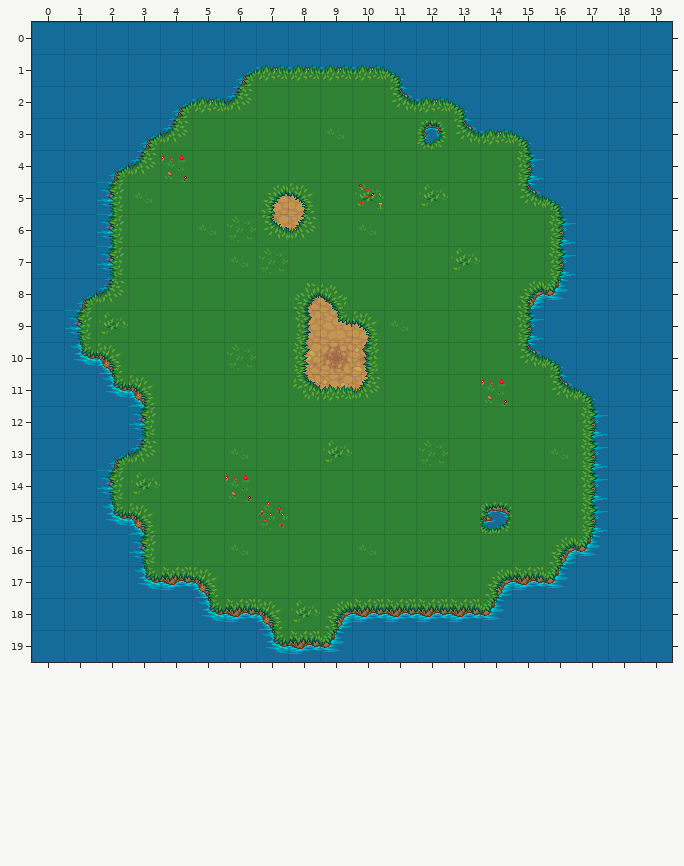
A Tiled map gets an edit: wanderer/data/maps/island.tmx. Above is the file before it was changed.
Cells are 32x32 px. Shown: x 0..19, y 0..19.
After:
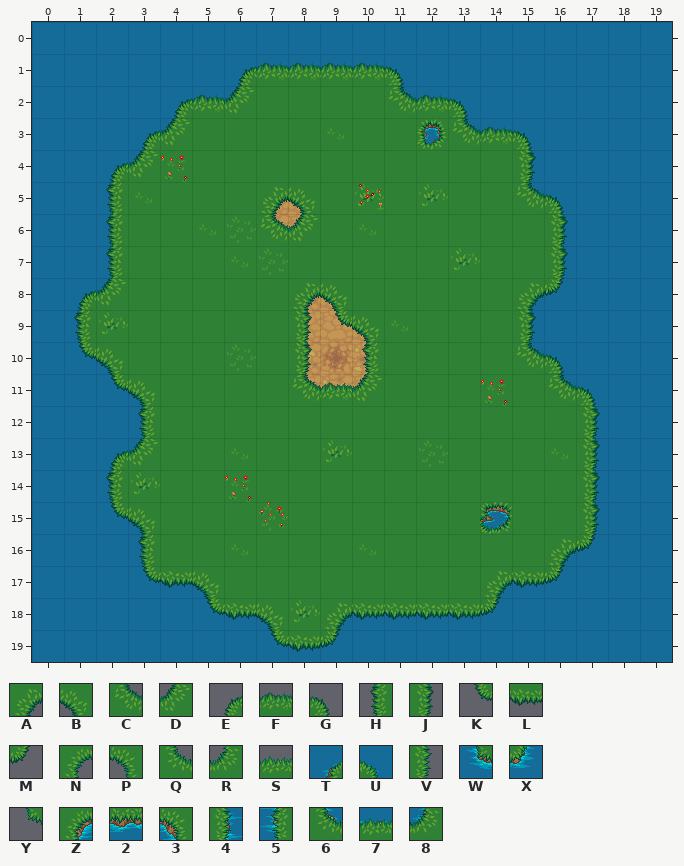
Key: from "terrain_atlas": A 22, B 23, C 54, D 55, E 85, F 86, G 87, H 117, J 119, K 149, L 150, M 151, N 213, P 214, Q 245, R 246, S 278, T 295, U 296, V 311, W 327, X 328, Y 341, Z 358, 2 359, 3 360, 4 390, 5 392, 6 422, 7 423, 8 424.
_ is an empty cell, . an unchanged one.
The commit says: Groundwork for mask-based tile collision.
The edit:
--- layer "Grass"
@@ x 1..17 @@
- 1 .....______......
- 2 ...___....___....
- 3 ..__........___..
- 4 .__..........._..
- 5 ._....__......__.
- 6 ._....__......._.
- 7 ._............._.
- 8 __............__.
- 9 _.......__...._..
-10 __....._......__.
-11 .__.....__.....__
-12 .._............._
-13 .__............._
-14 ._.............._
-15 .__............._
-16 .._............__
-17 ..___........___.
-18 ....___.______...
-19 ......___........
+ 1 .....EFFFFG......
+ 2 ...EFD....CFG....
+ 3 ..ED........CFG..
+ 4 .ED...........J..
+ 5 .H....AB......CG.
+ 6 .H....CD.......J.
+ 7 .H.............J.
+ 8 ED............AM.
+ 9 H.......KB....J..
+10 KB.....J......CG.
+11 .KB.....FD.....CG
+12 ..H.............J
+13 .ED.............J
+14 .H..............J
+15 .KB.............J
+16 ..H............AM
+17 ..KLB........ALM.
+18 ....KLB.ALLLLM...
+19 ......KLM........
--- layer "Grass Features"
@@ x 1..17 @@
- 1 .....T7777U......
- 2 ...T78....67U....
- 3 ..T8........67U..
- 4 .T8...........4..
- 5 .5............6U.
- 6 .5.............4.
- 7 .5.............4.
- 8 T8............ZX.
- 9 5.............4..
-10 W3............6U.
-11 .W3............6U
-12 ..5.............4
-13 .T8.............4
-14 .5..............4
-15 .W3.............4
-16 ..5............ZX
-17 ..W23........Z2X.
-18 ....W23.Z2222X...
-19 ......W2X........
+ 1 .....______......
+ 2 ...___....___....
+ 3 ..__........___..
+ 4 .__..........._..
+ 5 ._............__.
+ 6 ._............._.
+ 7 ._............._.
+ 8 __............__.
+ 9 _............._..
+10 __............__.
+11 .__............__
+12 .._............._
+13 .__............._
+14 ._.............._
+15 .__............._
+16 .._............__
+17 ..___........___.
+18 ....___.______...
+19 ......___........
--- layer "Dirt Patch Edges" (removed)
@@ x 7..8 @@
- 5 NP
- 6 QR
+ 5 __
+ 6 __
@@ x 8..10 @@
- 9 .YP
-10 V..
-11 .SR
+ 9 .__
+10 _..
+11 .__
